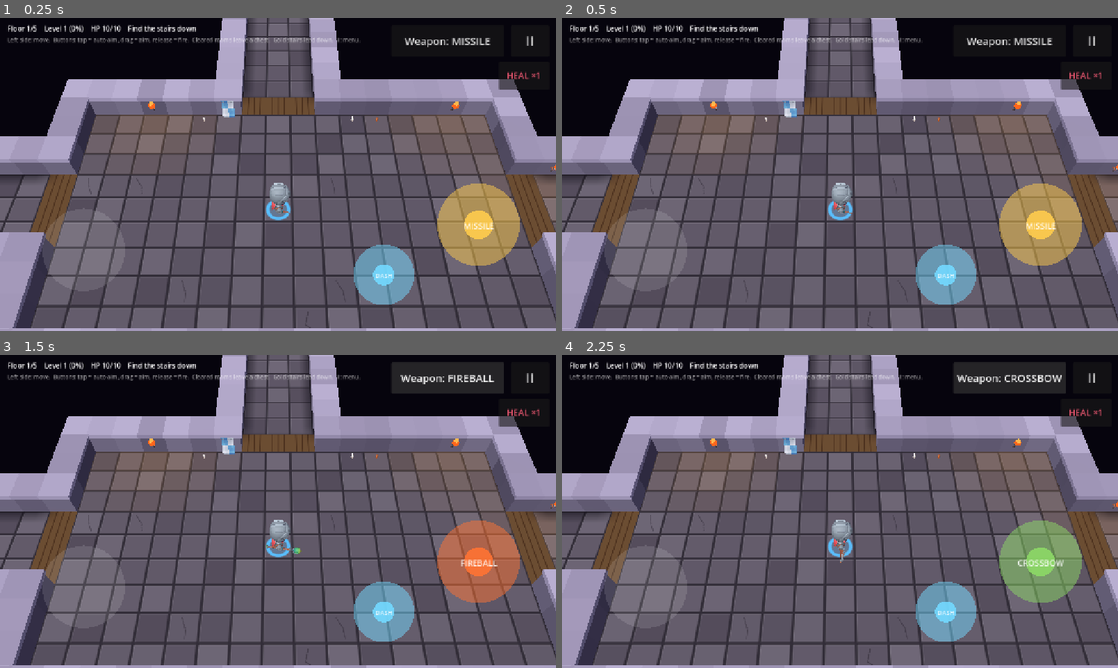
Above: before the commit, frames 1-4 (two rows, left to right).
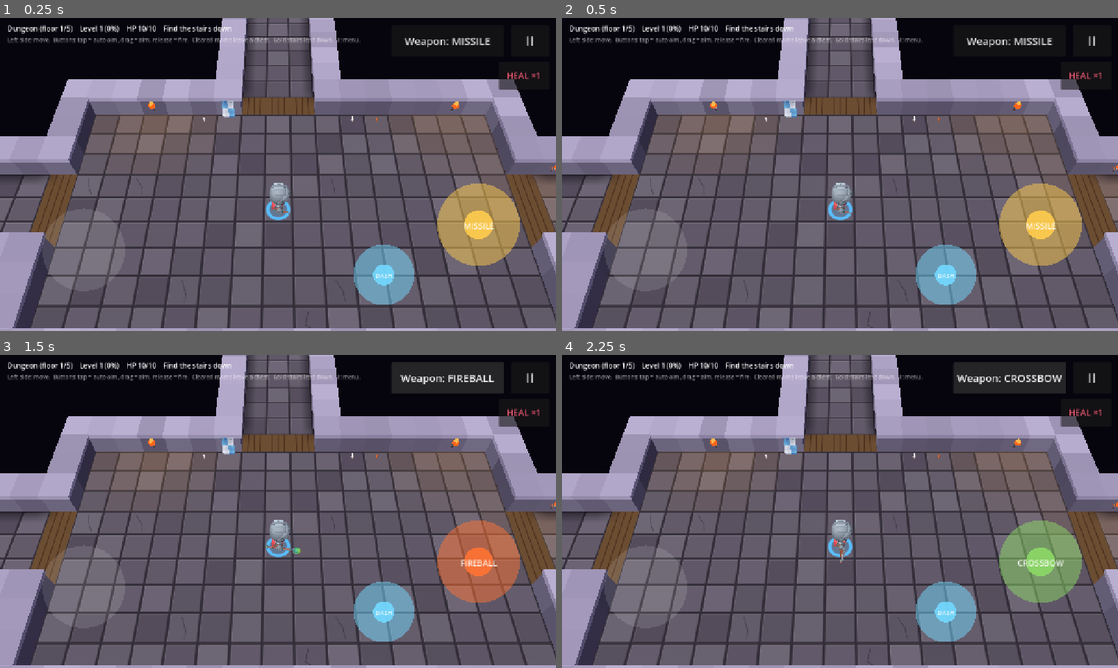
Above: after the commit, the same moments.

Repository: Zenb0t/toto
Game: Godot game, scene res://scenes/main.tscn
Two runs of this game, one before a commit and one after it. Both use one fixed random seed, a clock stepped at 60 frames per second and the inputs below.
Inputs:
- Up to frame 1 (0.25 s): no input
- Up to frame 2 (0.5 s): no input
- Up to frame 3 (1.5 s): click "Weapon: MISSILE" at 0.5 s; click "Weapon: SWORD" at 1.25 s
- Up to frame 4 (2.25 s): click "Weapon: FIREBALL" at 2 s

The runs differ from the first frame. In frame 1, 0.6% of the frame differs, in the area x 1-42%, y 2-6%; in frame 2, 0.6%; in frame 3, 0.6%; in frame 4, 0.6%.

Commit message:
Branches: each floor is a Dungeon Crawl area of its own
The descent goes Dungeon, Lair, Orcish Mines, Crypt, Depths. A Branch says
which vaults appear there and which monsters live there (added to every
room's pool: goblins and kobolds in the Lair, orcs in the Mines, the undead
in the Crypt, deep elves, ogres and dwarves in the Depths), how many rooms
are natural caves, and how it looks (BranchLook, used next). The HUD, the
pause menu and the run summary name the branch.

Co-Authored-By: Claude Opus 5.5 <noreply@anthropic.com>
Claude-Session: https://claude.ai/code/session_015ZGKCCJdA1nx2f1Xhpqp12

Diff:
--- /dev/null
+++ b/scripts/dungeon/generation/branch.gd
@@ -0,0 +1,53 @@
+class_name Branch
+extends RefCounted
+## A part of the dungeon with a character of its own, like Dungeon Crawl's branches: each floor of the
+## descent is one, with its own kind of rooms (built or natural caves), its own set pieces (vaults), the
+## monsters that live there and its own look (see BranchLook). Plain data.
+
+## Stable identifier.
+var id := ""
+## Its name, as in "the Orcish Mines".
+var display_name := ""
+## Short name for the HUD, the way Dungeon Crawl writes places ("D", "Lair", "Orc"...).
+var abbreviation := ""
+## The share of rooms (other than the start) that are natural caves rather than built rooms.
+var cave_share := 0.0
+## The vaults that may appear here (names in Vaults.DESIGNS).
+var vaults: Array[String] = []
+## Monster letters (see Bestiary) that live here: added, twice, to every room's pool.
+var favoured: Array[String] = []
+var look: BranchLook
+
+
+func _init(
+		branch_id: String, name: String, short_name: String, caves: float, vault_names: Array[String],
+		monsters: Array[String], branch_look: BranchLook) -> void:
+	id = branch_id
+	display_name = name
+	abbreviation = short_name
+	cave_share = caves
+	vaults = vault_names
+	favoured = monsters
+	look = branch_look
+
+
+## Every branch, in the order the descent goes through them: one per floor.
+static func all() -> Array[Branch]:
+	return [
+		Branch.new("dungeon", "Dungeon", "D", 0.0,
+			["pillared_hall", "statue_gallery", "treasure_closet", "moat_island"], [], BranchLook.dungeon()),
+		Branch.new("lair", "Lair", "Lair", 0.75,
+			["pool", "moat_island", "pool"], ["g", "a", "k"], BranchLook.lair()),
+		Branch.new("orcish_mines", "Orcish Mines", "Orc", 0.85,
+			["ember_corners", "lava_river", "treasure_closet"], ["o", "o", "W"], BranchLook.mines()),
+		Branch.new("crypt", "Crypt", "Crypt", 0.0,
+			["statue_gallery", "pillared_hall", "treasure_closet"], ["z", "z", "x", "m", "Z"], BranchLook.crypt()),
+		Branch.new("depths", "Depths", "Depths", 0.3,
+			["lava_river", "ember_corners", "pillared_hall"], ["e", "O", "d", "W"], BranchLook.depths()),
+	]
+
+
+## The branch a floor of the descent is in (the last one for anything deeper).
+static func for_floor(floor_number: int) -> Branch:
+	var branches := all()
+	return branches[clampi(floor_number - 1, 0, branches.size() - 1)]
--- /dev/null
+++ b/scripts/dungeon/generation/branch_look.gd
@@ -0,0 +1,79 @@
+class_name BranchLook
+extends RefCounted
+## How a branch looks: its floor, its walls, the light and what lies about. Plain data, read by the views.
+
+## Floor colours: two alternating shades (built floors) or two blotchy ones (caves, see flagstones).
+var floor_color := Color(0.4, 0.37, 0.43)
+var floor_alt_color := Color(0.36, 0.33, 0.39)
+## Built floors are flagstones set in grout; caves are bare earth or rock, with no grout.
+var flagstones := true
+var grout_color := Color(0.2, 0.18, 0.22)
+var wall_color := Color(0.42, 0.39, 0.47)
+var cap_color := Color(0.64, 0.6, 0.7)
+## Speckles on cave walls (ore in the mines, moss in the lair); no speckles when transparent.
+var vein_color := Color(0, 0, 0, 0)
+var ambient_color := Color(0.6, 0.6, 0.7)
+## Torches on the walls (built places are lit; caves mostly aren't).
+var torches := true
+## Small things lying along the walls (see DecorModel.make for the kinds).
+var clutter: Array[String] = ["candle_lit", "candle_triple", "bottle_A_brown", "coin_stack_small"]
+## Banners on the walls (see PropModel.BANNERS), or none.
+var banners := true
+
+
+static func dungeon() -> BranchLook:
+	return BranchLook.new()
+
+
+static func lair() -> BranchLook:
+	var look := BranchLook.new()
+	look.floor_color = Color(0.32, 0.4, 0.24)
+	look.floor_alt_color = Color(0.38, 0.33, 0.22)
+	look.flagstones = false
+	look.wall_color = Color(0.36, 0.33, 0.27)
+	look.cap_color = Color(0.36, 0.5, 0.26)
+	look.vein_color = Color(0.3, 0.55, 0.25)
+	look.ambient_color = Color(0.6, 0.7, 0.55)
+	look.torches = false
+	look.clutter = ["mushrooms", "mushrooms", "grass", "boulder", "grass"]
+	look.banners = false
+	return look
+
+
+static func mines() -> BranchLook:
+	var look := BranchLook.new()
+	look.floor_color = Color(0.36, 0.3, 0.25)
+	look.floor_alt_color = Color(0.31, 0.26, 0.22)
+	look.flagstones = false
+	look.wall_color = Color(0.4, 0.31, 0.24)
+	look.cap_color = Color(0.52, 0.42, 0.33)
+	look.vein_color = Color(0.95, 0.75, 0.3)
+	look.ambient_color = Color(0.7, 0.6, 0.5)
+	look.clutter = ["boulder", "boulder", "coin_stack_small", "bottle_A_brown"]
+	look.banners = false
+	return look
+
+
+static func crypt() -> BranchLook:
+	var look := BranchLook.new()
+	look.floor_color = Color(0.3, 0.28, 0.36)
+	look.floor_alt_color = Color(0.26, 0.24, 0.31)
+	look.grout_color = Color(0.13, 0.11, 0.16)
+	look.wall_color = Color(0.33, 0.3, 0.4)
+	look.cap_color = Color(0.48, 0.44, 0.56)
+	look.ambient_color = Color(0.5, 0.5, 0.68)
+	look.clutter = ["coffin", "bones", "candle_lit", "candle_triple", "bones"]
+	look.banners = false
+	return look
+
+
+static func depths() -> BranchLook:
+	var look := BranchLook.new()
+	look.floor_color = Color(0.62, 0.58, 0.56)
+	look.floor_alt_color = Color(0.56, 0.52, 0.5)
+	look.grout_color = Color(0.36, 0.3, 0.28)
+	look.wall_color = Color(0.66, 0.62, 0.6)
+	look.cap_color = Color(0.86, 0.78, 0.6)
+	look.ambient_color = Color(0.72, 0.64, 0.6)
+	look.clutter = ["brazier", "coin_stack_small", "candle_triple"]
+	return look
--- a/scripts/dungeon/generation/dungeon_difficulty.gd
+++ b/scripts/dungeon/generation/dungeon_difficulty.gd
@@ -38,9 +38,10 @@
 	return clampi(depth + 1, 2, MAX_ENEMIES)
 
 
-## The map letters of the enemies in a room at this depth (at least 1).
-static func enemy_letters(depth: int, rng: RandomNumberGenerator) -> Array[String]:
-	var pool: Array = POOLS_BY_DEPTH[clampi(depth - 1, 0, POOLS_BY_DEPTH.size() - 1)]
+## The map letters of the enemies in a room at this depth (at least 1). favoured: the letters of the monsters
+## living in this branch (see Branch.favoured), added twice to the pool, so they show up often.
+static func enemy_letters(depth: int, rng: RandomNumberGenerator, favoured: Array[String] = []) -> Array[String]:
+	var pool: Array = POOLS_BY_DEPTH[clampi(depth - 1, 0, POOLS_BY_DEPTH.size() - 1)] + favoured + favoured
 	var letters: Array[String] = []
 	for _i in enemy_count(depth):
 		letters.append(pool[rng.randi_range(0, pool.size() - 1)])
--- a/scripts/dungeon/generation/dungeon_generator.gd
+++ b/scripts/dungeon/generation/dungeon_generator.gd
@@ -33,14 +33,16 @@
 const LOOT := "*"
 
 
-## floor_number: 1 for the top floor; deeper floors hold tougher monsters (see DungeonDifficulty.danger).
+## floor_number: 1 for the top floor; deeper floors hold tougher monsters (see DungeonDifficulty.danger),
+## and each floor is a branch of its own (see Branch): its rooms, vaults and monsters.
 func generate(seed_value: int, floor_number := 1) -> String:
 	var rng := RandomNumberGenerator.new()
 	rng.seed = seed_value
+	var branch := Branch.for_floor(floor_number)
 	var graph := RoomGraph.grow(GRID, rng.randi_range(MIN_ROOMS, MAX_ROOMS), rng.randi_range(0, MAX_EXTRA_LINKS), rng)
 	var rooms := {}  # slot -> {cell: map symbol}
 	for slot in graph.slots:
-		rooms[slot] = _shape_room(slot == graph.start_slot(), room_bounds(slot), rng)
+		rooms[slot] = _shape_room(slot == graph.start_slot(), room_bounds(slot), branch, rng)
 	var corridors := _connect(graph, rooms, rng)
 	return _draw(graph, rooms, corridors, floor_number, rng)
 
@@ -54,12 +56,13 @@
 	return Rect2i(Vector2i.ONE + slot * SLOT_SIZE, SLOT_SIZE).grow(-ROOM_MARGIN)
 
 
-## The start room is a plain rectangle. The rest are vaults, or random shapes with a few pillars.
-func _shape_room(is_start: bool, bounds: Rect2i, rng: RandomNumberGenerator) -> Dictionary:
+## The start room is a plain rectangle. The rest are the branch's vaults, or random shapes with a few
+## pillars.
+func _shape_room(is_start: bool, bounds: Rect2i, branch: Branch, rng: RandomNumberGenerator) -> Dictionary:
 	if is_start:
 		return _as_floor(RoomShapes.build(RoomShapes.Kind.RECT, bounds, rng))
 	if rng.randf() < VAULT_CHANCE:
-		return Vaults.stamp(Vaults.random_name(rng), bounds, rng)
+		return Vaults.stamp(branch.vaults[rng.randi_range(0, branch.vaults.size() - 1)], bounds, rng)
 	var shape := RoomShapes.build(RoomShapes.random_kind(rng), bounds, rng)
 	return _as_floor(RoomShapes.with_pillars(shape, rng.randi_range(0, MAX_PILLARS), rng))
 
@@ -173,7 +176,7 @@
 			rows[loot_cell.y][loot_cell.x] = LOOT
 			taken.append(loot_cell)
 		var depth := DungeonDifficulty.rolled_depth(DungeonDifficulty.danger(graph.depth_of(slot), floor_number), rng)
-		var letters := DungeonDifficulty.enemy_letters(depth, rng)
+		var letters := DungeonDifficulty.enemy_letters(depth, rng, Branch.for_floor(floor_number).favoured)
 		for cell in _spawn_cells(rooms[slot], letters.size(), taken, rng):
 			rows[cell.y][cell.x] = letters.pop_back()
 	return "\n".join(rows.map(func(row: Array) -> String: return "".join(PackedStringArray(row))))
--- a/scripts/dungeon/generation/vaults.gd
+++ b/scripts/dungeon/generation/vaults.gd
@@ -122,11 +122,6 @@
 }
 
 
-static func random_name(rng: RandomNumberGenerator) -> String:
-	var names := DESIGNS.keys()
-	return names[rng.randi_range(0, names.size() - 1)]
-
-
 ## The vault's cells as {cell: map symbol}, centred in bounds and randomly mirrored, so one design reads as up
 ## to four. Wall symbols are left out: they are simply not part of the room.
 static func stamp(vault_name: String, bounds: Rect2i, rng: RandomNumberGenerator) -> Dictionary:
--- a/scripts/main.gd
+++ b/scripts/main.gd
@@ -498,9 +498,10 @@
 	if _run_over:
 		return
 	var goal := "Find the way out" if _run.is_last_floor() else "Find the stairs down"
-	_hud.text = "Floor %d/%d    Level %d (%d%%)    HP %d/%d    %s" % [
-		_run.floor_number, RunState.FLOOR_COUNT, _experience.level(), roundi(_experience.progress() * 100),
-		_player.health.current, _player.health.maximum, goal]
+	_hud.text = "%s (floor %d/%d)    Level %d (%d%%)    HP %d/%d    %s" % [
+		Branch.for_floor(_run.floor_number).display_name, _run.floor_number, RunState.FLOOR_COUNT,
+		_experience.level(), roundi(_experience.progress() * 100), _player.health.current,
+		_player.health.maximum, goal]
 
 
 ## Down to the next floor with everything the player holds, or out of the dungeon from the last one.
@@ -512,7 +513,7 @@
 		return
 	_run_over = true
 	var next := _run.next_floor(_weapon_id, _utility_id, _player.health, _belt.to_dict(), _experience.points)
-	_hud.text = "Down to floor %d..." % next.floor_number
+	_hud.text = "Down to the %s..." % Branch.for_floor(next.floor_number).display_name
 	await get_tree().create_timer(DESCEND_DELAY_SECONDS).timeout
 	RunState.carry(next)
 	_restart()
--- a/scripts/run/run_summary.gd
+++ b/scripts/run/run_summary.gd
@@ -15,7 +15,8 @@
 	var result := PackedStringArray()
 	if ending == Ending.DIED:
 		var cause := "Killed by %s" % killer if killer != "" else "Killed"
-		result.append("%s on floor %d of %d." % [cause, run.floor_number, RunState.FLOOR_COUNT])
+		var branch := Branch.for_floor(run.floor_number)
+		result.append("%s in the %s (floor %d of %d)." % [cause, branch.display_name, run.floor_number, RunState.FLOOR_COUNT])
 	else:
 		result.append("Escaped with the treasure of floor %d." % RunState.FLOOR_COUNT)
 	result.append("Reached level %d." % level)
--- a/scripts/ui/pause_menu.gd
+++ b/scripts/ui/pause_menu.gd
@@ -25,7 +25,7 @@
 
 ## The floor's dungeon seed, so a map worth keeping (or a broken one) can be reported.
 func show_seed(seed_value: int, floor_number := 1) -> void:
-	_seed_label.text = "Floor %d · dungeon seed %d" % [floor_number, seed_value]
+	_seed_label.text = "%s (floor %d) · seed %d" % [Branch.for_floor(floor_number).display_name, floor_number, seed_value]
 
 
 ## True from open() until close(), including while a sub-screen is showing.
--- /dev/null
+++ b/tests/unit/test_branch.gd
@@ -0,0 +1,39 @@
+extends GutTest
+
+
+func test_each_floor_of_the_descent_is_a_different_branch() -> void:
+	var seen := {}
+	for floor_number in range(1, RunState.FLOOR_COUNT + 1):
+		seen[Branch.for_floor(floor_number).id] = true
+
+	assert_eq(seen.size(), RunState.FLOOR_COUNT)
+
+
+func test_the_descent_starts_in_the_dungeon() -> void:
+	assert_eq(Branch.for_floor(1).id, "dungeon")
+	assert_eq(Branch.for_floor(1).cave_share, 0.0)
+
+
+func test_anything_deeper_than_the_last_branch_stays_in_it() -> void:
+	assert_eq(Branch.for_floor(99).id, Branch.all()[-1].id)
+
+
+func test_every_branch_uses_vaults_and_monsters_that_exist() -> void:
+	for branch in Branch.all():
+		assert_false(branch.vaults.is_empty(), branch.id)
+		for vault_name in branch.vaults:
+			assert_has(Vaults.DESIGNS, vault_name, branch.id)
+		for letter in branch.favoured:
+			assert_has(Bestiary.letters(), letter, branch.id)
+
+
+func test_the_crypt_is_full_of_the_undead_and_the_mines_of_orcs() -> void:
+	for letter in Branch.for_floor(4).favoured:
+		assert_eq(Bestiary.by_letter(letter).race, "undead")
+	assert_has(Branch.all()[2].favoured, "o")
+
+
+func test_caves_have_no_flagstones() -> void:
+	for branch in Branch.all():
+		if branch.cave_share > 0.5:
+			assert_false(branch.look.flagstones, branch.id)
--- a/tests/unit/test_run_summary.gd
+++ b/tests/unit/test_run_summary.gd
@@ -12,7 +12,8 @@
 func test_a_death_names_the_killer_and_the_floor() -> void:
 	var lines := RunSummary.lines(_run_on_floor(3, 12), 4, RunSummary.Ending.DIED, "an orc wizard")
 
-	assert_eq(lines[0], "Killed by an orc wizard on floor 3 of %d." % RunState.FLOOR_COUNT)
+	assert_eq(lines[0], "Killed by an orc wizard in the %s (floor 3 of %d)." % [
+		Branch.for_floor(3).display_name, RunState.FLOOR_COUNT])
 	assert_eq(lines[1], "Reached level 4.")
 	assert_eq(lines[2], "12 monsters slain.")
 
Not shown, added: scripts/dungeon/generation/branch.gd.uid
Not shown, added: scripts/dungeon/generation/branch_look.gd.uid
Not shown, added: tests/unit/test_branch.gd.uid
